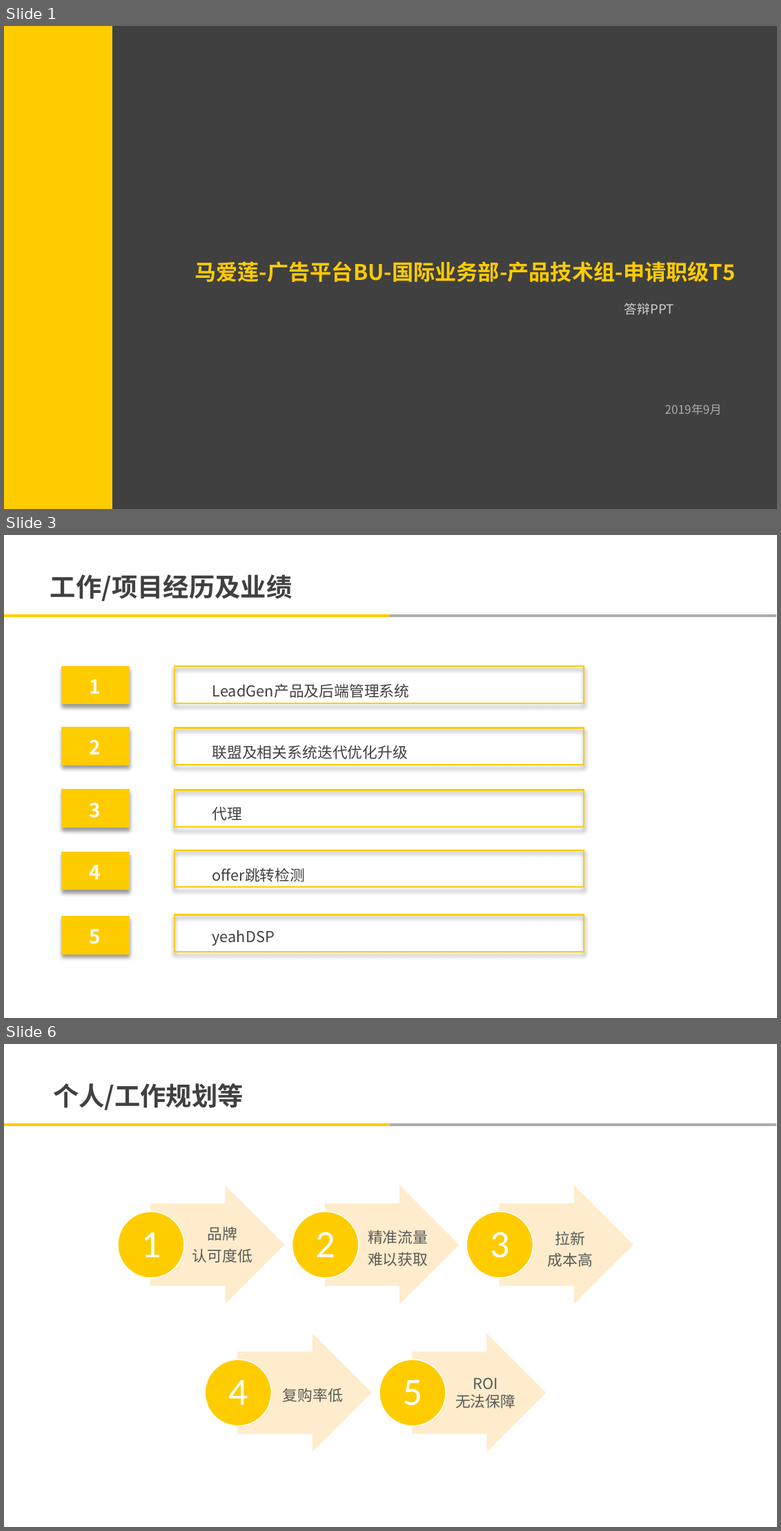
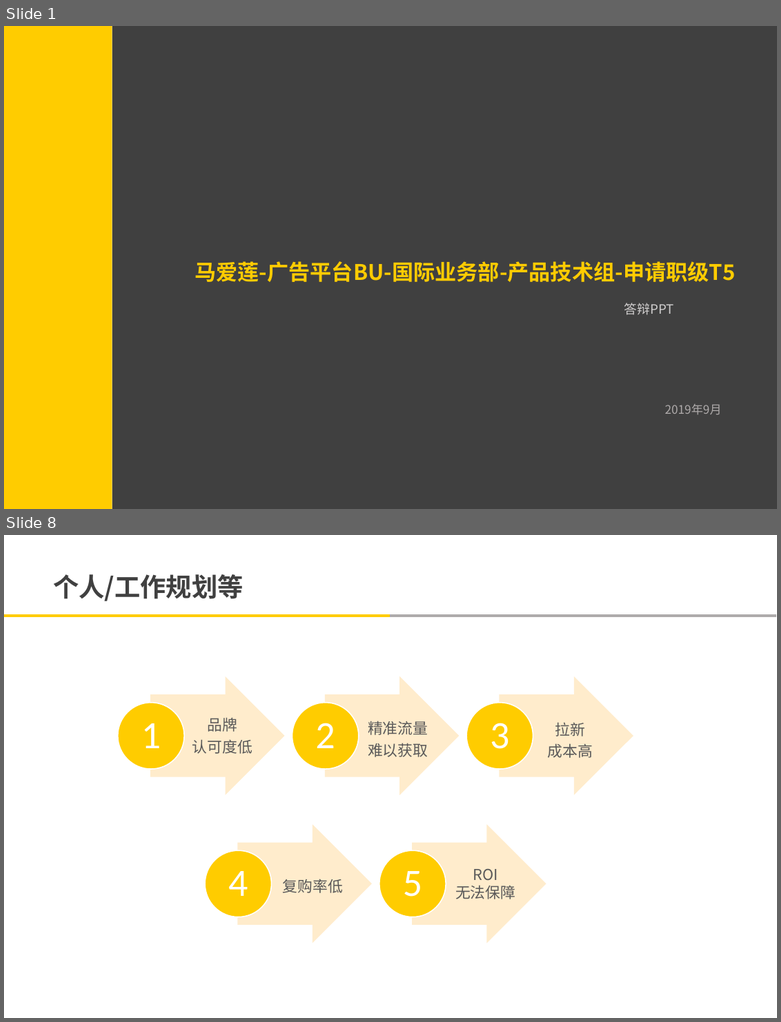
Before and after one commit to yian529/elaine, a slide deck: 申请/马爱莲-广告平台BU-国际业务部-产品技术组-申请职级T5.pptx. Shown one above the other, each under a label of ours: slides 1, 3 and 6 before the commit, slides 1 and 8 after it; the slides between them are not shown. The pictures are 781x1531 and 781x1022 pixels, drawn with LibreOffice and Linux fonts; fonts in the diff are those of the drawing; background and template pictures are left out. Boxes give left, top, right and bottom in pixels: in the first picture for what was removed or moved away, otherwise in the second. Text is boxed around its words. In the diff, an @@ line names an element or a change of style, - is before the commit and + after.

```diff
--- a/申请/马爱莲-广告平台BU-国际业务部-产品技术组-申请职级T5.pptx
+++ b/申请/马爱莲-广告平台BU-国际业务部-产品技术组-申请职级T5.pptx
@@ slide 3 removed at <box>4,535,777,1018</box>, background #FFFFFF; not listed: 2 template elements that a slide beside it also shows @@
@@ text removed at <box>50,574,292,601</box> @@
-工作/项目经历及业绩
@@ rectangle removed at <box>63,666,129,703</box> @@
@@ text removed at <box>90,679,101,694</box> @@
-1
@@ text removed at <box>212,683,410,946</box> @@
-  LeadGen产品及后端管理系统
-  联盟及相关系统迭代优化升级
-  代理
-  offer跳转检测
-  yeahDSP
@@ rectangle removed at <box>63,728,129,765</box> @@
@@ text removed at <box>90,740,101,754</box> @@
-2
@@ rectangle removed at <box>63,790,129,827</box> @@
@@ text removed at <box>90,803,101,818</box> @@
-3
@@ rectangle removed at <box>63,852,129,890</box> @@
@@ text removed at <box>90,865,101,879</box> @@
-4
@@ rectangle removed at <box>63,917,129,954</box> @@
@@ group removed at <box>174,666,584,952</box>: 5 rectangles @@
@@ text removed at <box>90,929,101,944</box> @@
-5
@@ what was slide 6 is now slide 8 @@
```
Also in this commit, not shown: 3 slides changed, 3 slides added, 5 other files.
